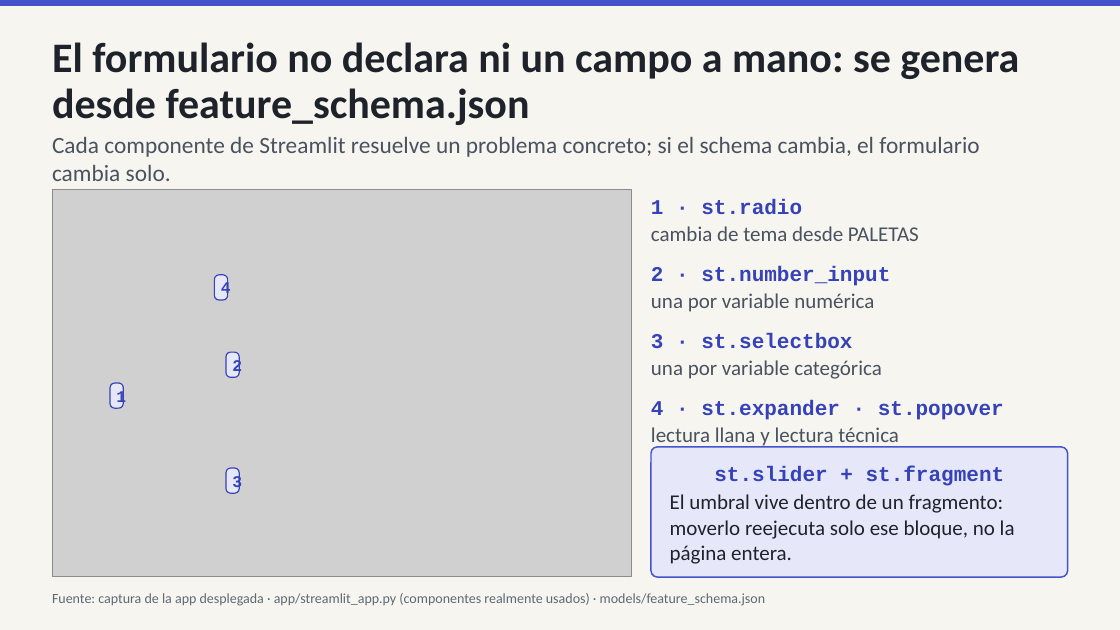
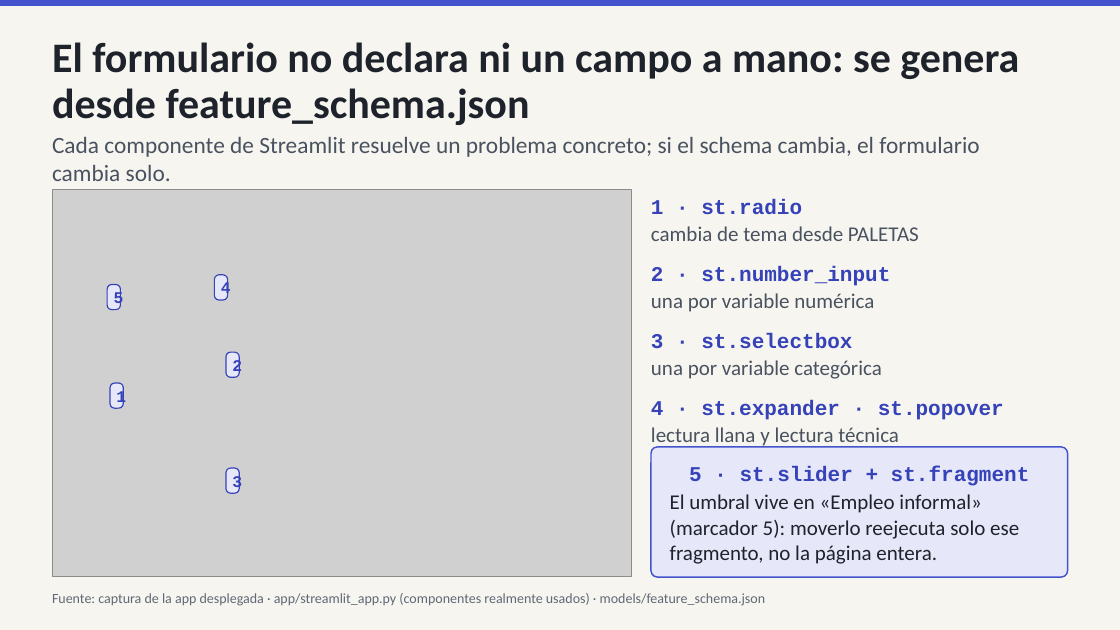
Before and after one commit to IchiSieben/enaho-ingresos-informalidad, a slide deck: slide 6 of docs/presentacion/ENAHO_exposicion.pptx. Drawn at 1120x630 pixels with LibreOffice and Linux fonts; fonts in the diff are those of the drawing; grey boxes stand for pictures. Boxes give left, top, right and bottom in pixels: in the first picture for what was removed or moved away, otherwise in the second. Text is boxed around its words. In the diff, an @@ line names an element or a change of style, - is before the commit and + after.

```diff
--- a/docs/presentacion/ENAHO_exposicion.pptx
+++ b/docs/presentacion/ENAHO_exposicion.pptx
@@ rounded rectangle added at bbox=[108, 285, 121, 310], fill #E6E8FA, outline #3542B8 1 pt, 14 pt, text #3542B8, bold @@
+5
@@ text in rounded rectangle at bbox=[670, 466, 1030, 564]: text changed @@
-st.slider + st.fragment
-El umbral vive dentro de un fragmento: moverlo reejecuta solo ese bloque, no la página entera.
+5 · st.slider + st.fragment
+El umbral vive en «Empleo informal» (marcador 5): moverlo reejecuta solo ese fragmento, no la página entera.
```
Also in this commit, not shown: 4 other slides changed, 3 other files.
